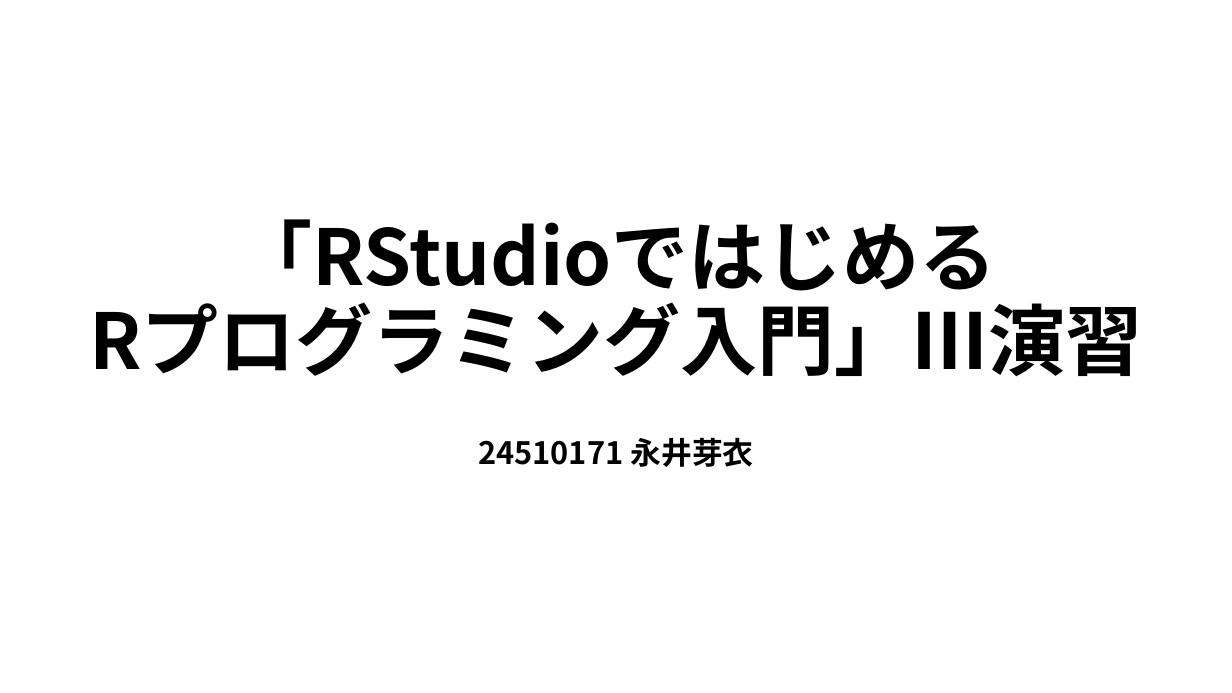
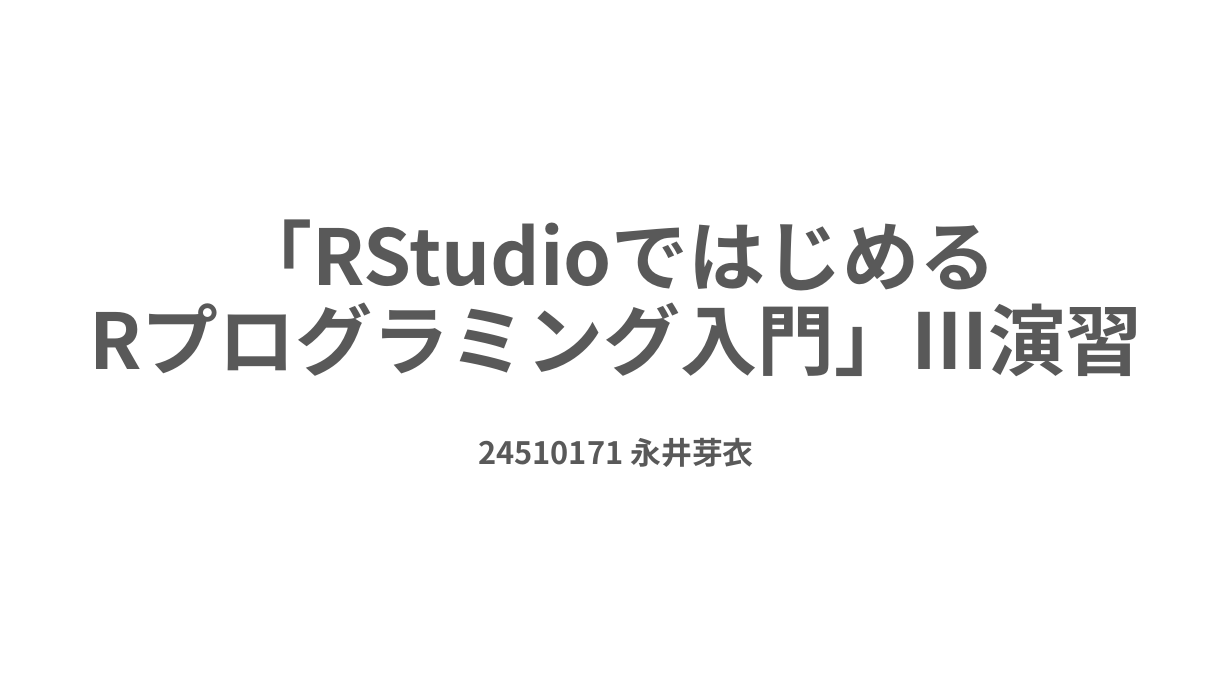
Before and after one commit to mei-517/r-practice-part3, a slide deck: slide 1 of 永井芽衣_Rpart3.pptx. Drawn at 1232x693 pixels with LibreOffice and Linux fonts; fonts in the diff are those of the drawing. Boxes give left, top, right and bottom in pixels: in the first picture for what was removed or moved away, otherwise in the second. Text is boxed around its words. In the diff, an @@ line names an element or a change of style, - is before the commit and + after.

```diff
--- a/永井芽衣_Rpart3.pptx
+++ b/永井芽衣_Rpart3.pptx
@@ title "「RStudioではじめる Rプログラミング入門」Ⅲ演習" at bbox=[89, 219, 1143, 376]: text colour #000000 to #595959 @@
@@ subtitle "24510171 永井芽衣" at bbox=[478, 438, 754, 467]: text colour #000000 to #595959 @@
```
Also in this commit, not shown: 1 other slide changed, 3 slides added, 1 other file.
